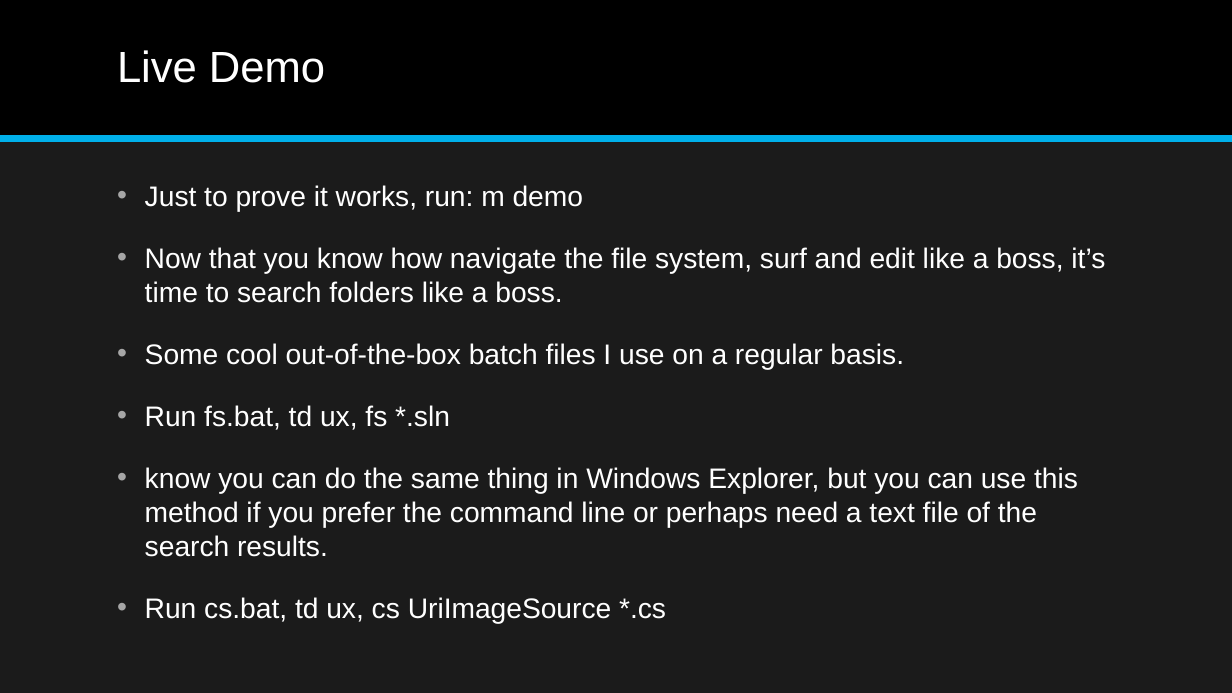
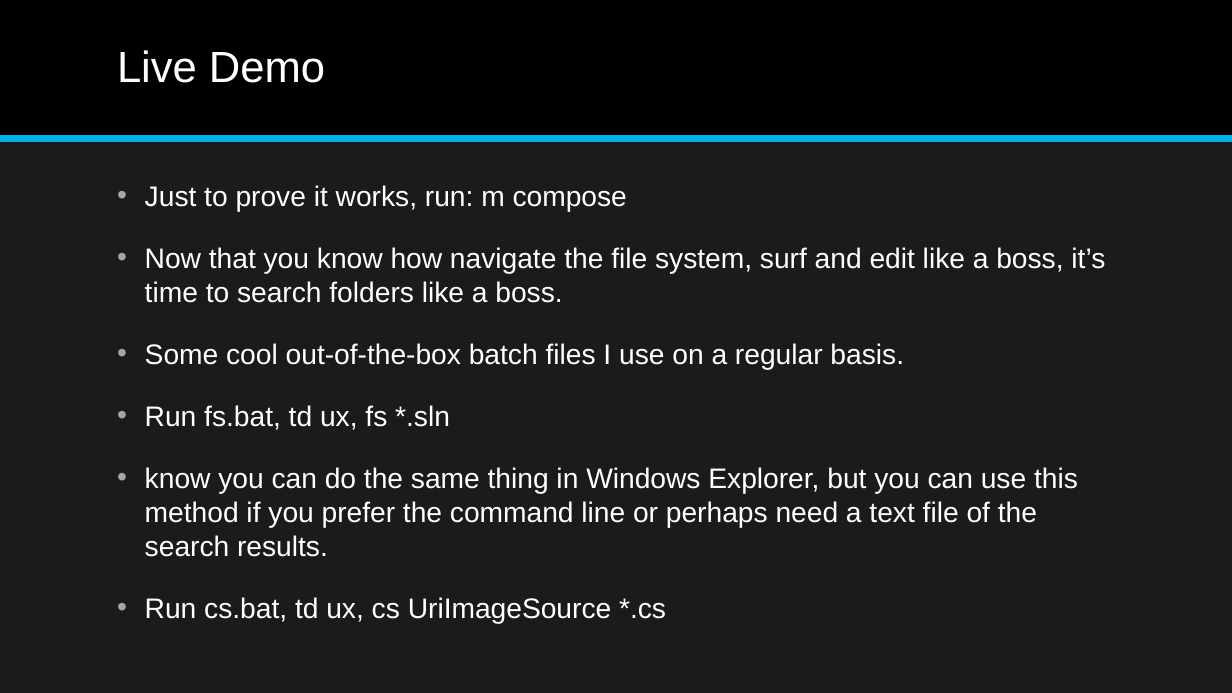
Before and after one commit to jonathan-r-jones/Composable-Batch-Files, a slide deck: slide 18 of Composable Batch File Helper.pptx (slide 19 before the commit). Drawn at 1232x693 pixels with LibreOffice and Linux fonts; fonts in the diff are those of the drawing. Boxes give left, top, right and bottom in pixels: in the first picture for what was removed or moved away, otherwise in the second. Text is boxed around its words. In the diff, an @@ line names an element or a change of style, - is before the commit and + after.

```diff
--- a/Composable Batch File Helper.pptx
+++ b/Composable Batch File Helper.pptx
@@ text at (x1=145, y1=185, x2=627, y2=212): text changed @@
-• Just to prove it works, run: m demo
+• Just to prove it works, run: m compose
```
Also in this commit, not shown: 4 other slides changed, 1 slide removed, 3 other files.
